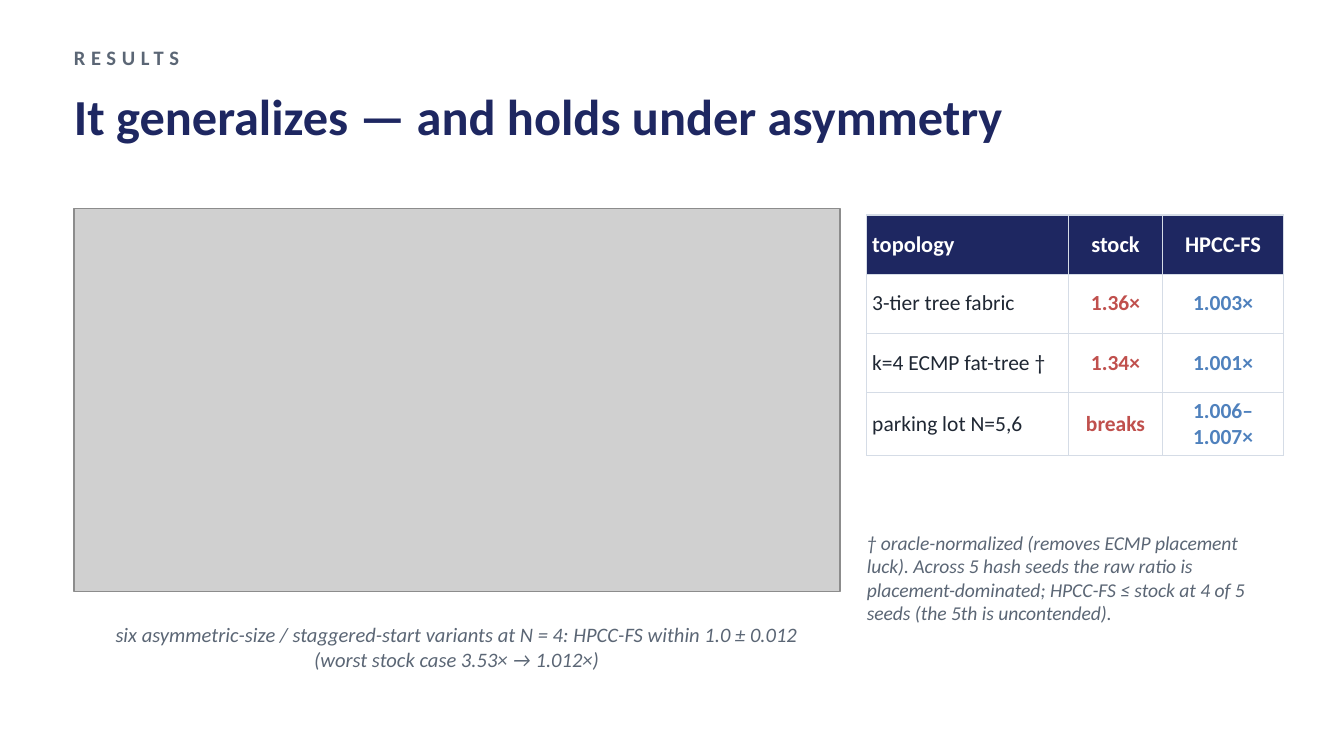
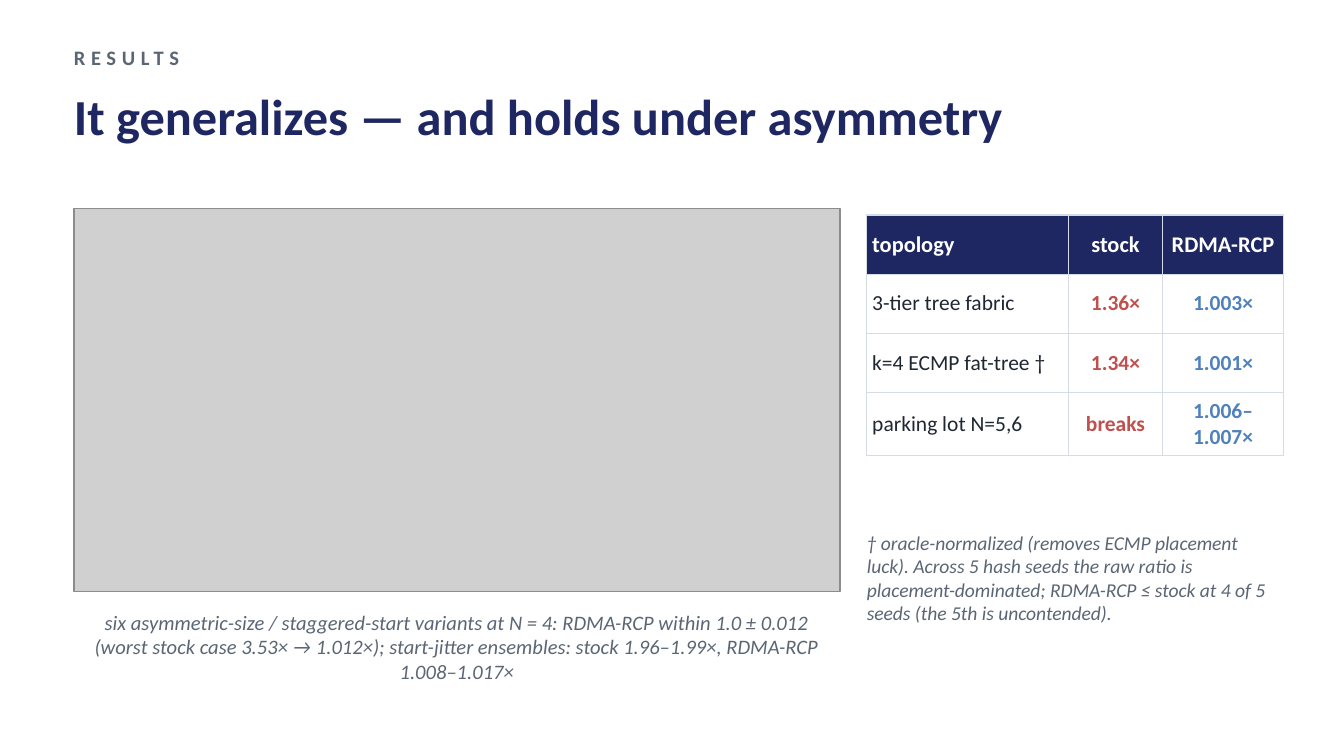
Before and after one commit to UNOCourseDemo/hpcc-fs, a slide deck: slide 13 of examples/hpcc/hpcc-fs/talk/ipccc2026-talk.pptx. Drawn at 1344x756 pixels with LibreOffice and Linux fonts; fonts in the diff are those of the drawing; grey boxes stand for pictures. Boxes give left, top, right and bottom in pixels: in the first picture for what was removed or moved away, otherwise in the second. Text is boxed around its words. In the diff, an @@ line names an element or a change of style, - is before the commit and + after.

Commit message:
RDMA-RCP: empirical-study restructure, new experiments, docs
- Paper (both versions, 10pp): retitled 'Multi-Bottleneck Fairness on RDMA
  Fabrics: An Empirical Study'; HPCC-FS renamed RDMA-RCP (implementation
  name unchanged, cc_mode 11)
- New experiments + engine knobs (all additive, defaults preserve stock):
  run_cc_baselines.py (DCQCN/TIMELY/DCTCP endemic table),
  run_vrcp.py (mb_mode 6 sender-side RCP mirror -- consistency result),
  fs_rcp_window (canonical cwnd=R*RTT endpoint),
  dwrr_weights (weighted-DRR egress; reservation alone insufficient)
- README + project page rewritten around the three findings and the
  sliced-telemetry coexistence boundary
- Talk deck source + pptx updated (PDF pending re-export)

```diff
--- a/examples/hpcc/hpcc-fs/talk/ipccc2026-talk.pptx
+++ b/examples/hpcc/hpcc-fs/talk/ipccc2026-talk.pptx
@@ table at (867, 215, 1284, 448) @@
-row 1, column 3: HPCC-FS
+row 1, column 3: RDMA-RCP
@@ text at (867, 536, 1265, 623): text changed @@
-† oracle-normalized (removes ECMP placement luck). Across 5 hash seeds the raw ratio is placement-dominated; HPCC-FS ≤ stock at 4 of 5 seeds (the 5th is uncontended).
+† oracle-normalized (removes ECMP placement luck). Across 5 hash seeds the raw ratio is placement-dominated; RDMA-RCP ≤ stock at 4 of 5 seeds (the 5th is uncontended).
@@ text at (95, 615, 817, 679): text changed @@
-six asymmetric-size / staggered-start variants at N = 4: HPCC-FS within 1.0 ± 0.012 (worst stock case 3.53× → 1.012×)
+six asymmetric-size / staggered-start variants at N = 4: RDMA-RCP within 1.0 ± 0.012 (worst stock case 3.53× → 1.012×); start-jitter ensembles: stock 1.96–1.99×, RDMA-RCP 1.008–1.017×
```
Also in this commit, not shown: 7 other slides changed, 21 other files.
